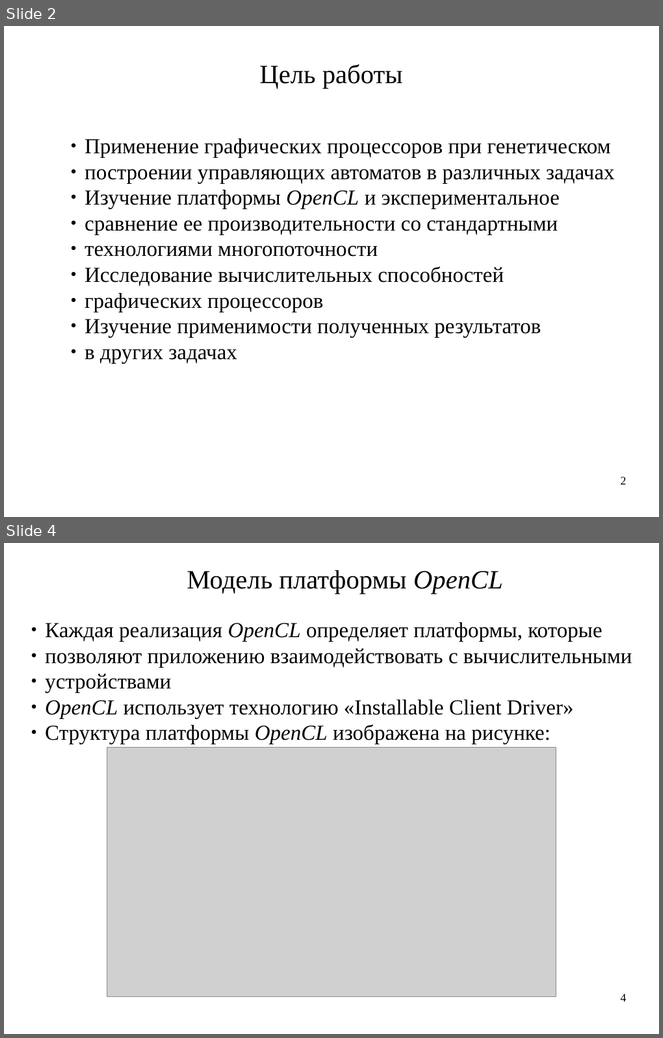
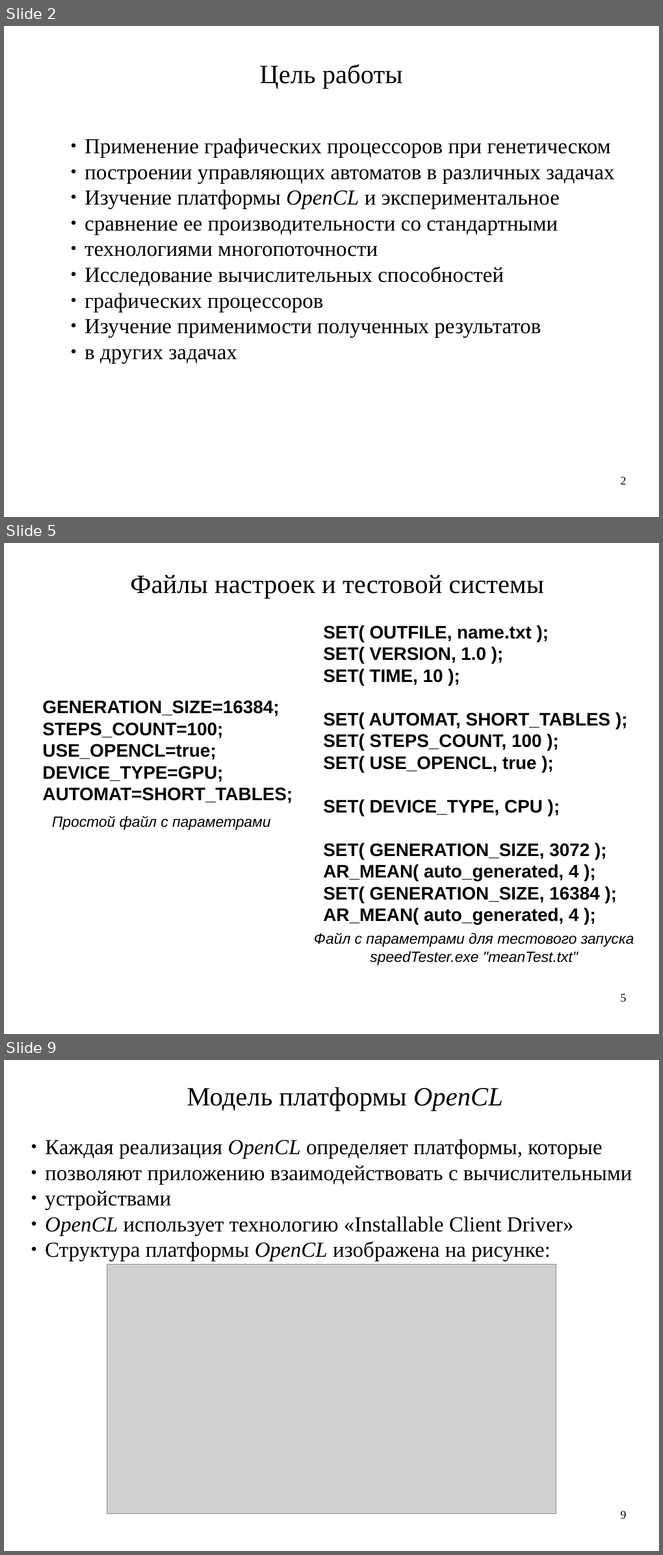
Before and after one commit to artem-bochkarev/master-work, a slide deck: Papers/PresentationKMU.odp. Shown one above the other, each under a label of ours: slides 2 and 4 before the commit, slides 2, 5 and 9 after it; the slides between them are not shown. The pictures are 663x1038 and 663x1555 pixels, drawn with LibreOffice and Linux fonts; fonts in the diff are those of the drawing; grey boxes stand for pictures. Boxes give left, top, right and bottom in pixels: in the first picture for what was removed or moved away, otherwise in the second. Text is boxed around its words. In the diff, an @@ line names an element or a change of style, - is before the commit and + after.

```diff
--- a/Papers/PresentationKMU.odp
+++ b/Papers/PresentationKMU.odp
@@ slide 5 added at [4, 543, 659, 1034], background #FFFFFF @@
@@ text added at [130, 575, 545, 598], 32 pt, text #000000 @@
+Файлы настроек и тестовой системы
@@ text added at [323, 625, 611, 925], 22 pt, text #000000, bold @@
+SET( OUTFILE, name.txt );
+SET( VERSION, 1.0 );
+SET( TIME, 10 );
+SET( AUTOMAT, SHORT_TABLES );
+SET( STEPS_COUNT, 100 );
+SET( USE_OPENCL, true );
+SET( DEVICE_TYPE, CPU );
+SET( GENERATION_SIZE, 3072 );
+AR_MEAN( auto_generated, 4 );
+SET( GENERATION_SIZE, 16384 );
+AR_MEAN( auto_generated, 4 );
@@ text added at [42, 700, 293, 804], 22 pt, text #000000, bold @@
+GENERATION_SIZE=16384;
+STEPS_COUNT=100;
+USE_OPENCL=true;
+DEVICE_TYPE=GPU;
+AUTOMAT=SHORT_TABLES;
@@ text added at [52, 816, 270, 830], 18 pt, text #000000, italic @@
+Простой файл с параметрами
@@ text added at [314, 933, 634, 965], 18 pt, text #000000, italic @@
+Файл с параметрами для тестового запуска
+speedTester.exe "meanTest.txt"
@@ page number added at [621, 994, 627, 1002], 14 pt, text #000000 @@
+5
@@ what was slide 4 is now slide 9 @@
@@ page number at [621, 1511, 627, 1519]: text changed @@
-4
+9
```
Also in this commit, not shown: 1 slide changed, 4 other slides added, 2 other files.
